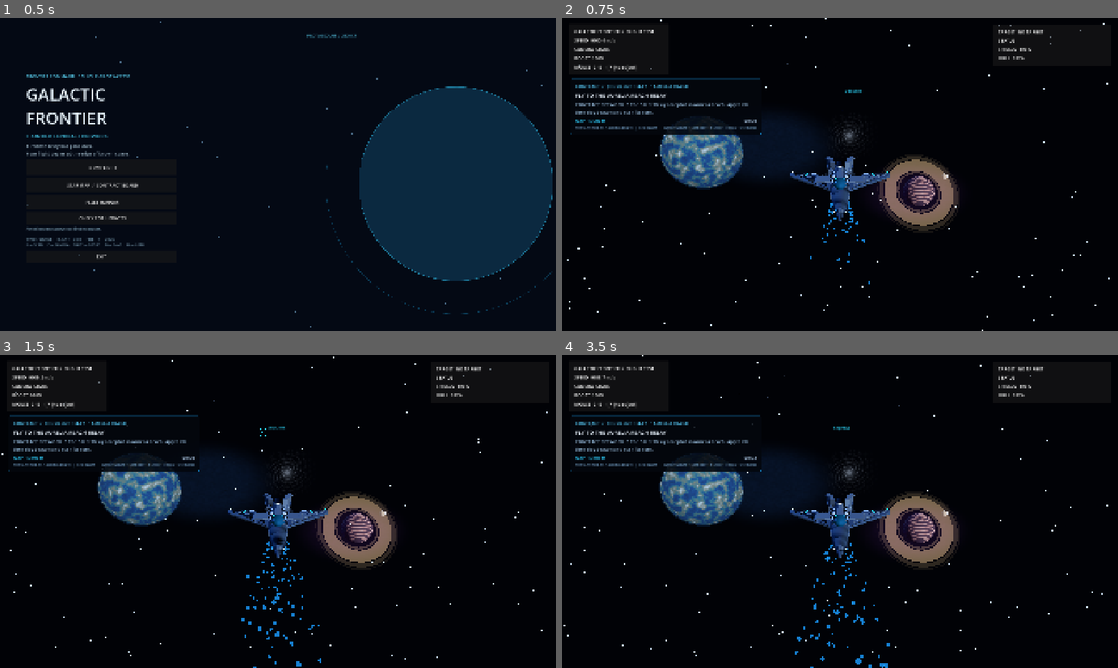
Above: before the commit, frames 1-4 (two rows, left to right).
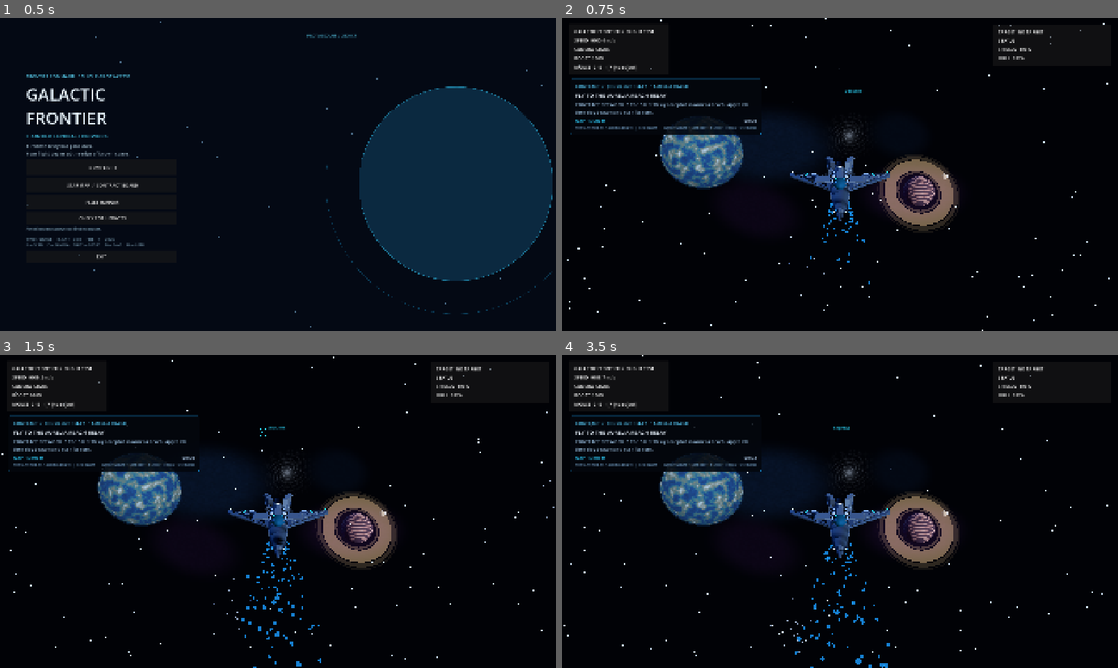
Above: after the commit, the same moments.

Repository: valdissor1990-ui/GALACTIC-FRONTIER
Game: Godot game, scene res://scenes/bootstrap/main.tscn
Two runs of this game, one before a commit and one after it. Both use one fixed random seed, a clock stepped at 60 frames per second and the inputs below.
Inputs (mouse positions are in pixels of both pictures, inside the frame that each line leads up to):
- Up to frame 1 (0.5 s): no input
- Up to frame 2 (0.75 s): click "NEW FLIGHT" at 0.5 s
- Up to frame 3 (1.5 s): tap Enter at 1.25 s; move the mouse to (305, 511) at 1.27 s; hold W (move_forward) from 1.28 s (still down); hold Shift (boost) from 1.28 s (still down)
- Up to frame 4 (3.5 s): keep holding W (move_forward); move the mouse to (812, 511) at 2.02 s; release Shift (boost) at 2.03 s; click (812, 511) at 2.1 s; move the mouse to (851, 505) at 2.77 s; hold F (scan) from 2.78 s (still down)

Frame 1 is identical in both runs. In frame 2, less than 0.1% of the frame differs, in the area x 40-48%, y 14-82%; in frame 3, less than 0.1%; in frame 4, less than 0.1%, in the area x 36-61%, y 6-96%.

Commit message:
Add chromatic star clusters and layered distant nebulae

Diff:
--- a/scripts/environment/space_environment.gd
+++ b/scripts/environment/space_environment.gd
@@ -7,6 +7,7 @@
 
 var _rng := RandomNumberGenerator.new()
 var _starfield: MultiMeshInstance3D
+var _star_clusters: MultiMeshInstance3D
 var _system_id: String = "aurelia"
 var _theme: Dictionary = {}
 var _planet_visual: MeshInstance3D
@@ -23,6 +24,7 @@
 	_load_system_theme()
 	_build_world_environment()
 	_build_starfield()
+	_build_star_clusters()
 	_build_nebulae()
 	_build_distant_galaxy()
 	_build_planet()
@@ -49,6 +51,12 @@
 	var secondary_nebula := get_node_or_null("SecondaryNebula") as Node3D
 	if secondary_nebula != null:
 		secondary_nebula.global_transform = camera_transform * Transform3D(Basis.IDENTITY, Vector3(158.0, -42.0, -520.0))
+	var tertiary_nebula := get_node_or_null("TertiaryNebula") as Node3D
+	if tertiary_nebula != null:
+		tertiary_nebula.global_transform = camera_transform * Transform3D(Basis(Vector3.FORWARD, deg_to_rad(18.0)), Vector3(-265.0, -112.0, -760.0))
+	var far_nebula := get_node_or_null("FarNebula") as Node3D
+	if far_nebula != null:
+		far_nebula.global_transform = camera_transform * Transform3D(Basis(Vector3.UP, deg_to_rad(24.0)), Vector3(285.0, 185.0, -1120.0))
 	if is_instance_valid(_distant_galaxy):
 		_distant_galaxy.global_transform = camera_transform * Transform3D(Basis(Vector3.UP, deg_to_rad(-18.0)), Vector3(35.0, 148.0, -920.0))
 
@@ -204,6 +212,8 @@
 		_theme.get("nebula_b", Color(0.52, 0.20, 0.94, 0.32)),
 		8821
 	)
+	_add_nebula("TertiaryNebula", Vector3(-265.0, -112.0, -760.0), Vector2(360.0, 220.0), _theme.get("nebula_b", Color(0.52, 0.20, 0.94, 0.32)) * Color(1.0, 1.0, 1.0, 0.62), 29117)
+	_add_nebula("FarNebula", Vector3(285.0, 185.0, -1120.0), Vector2(430.0, 270.0), _theme.get("nebula_a", Color(0.16, 0.40, 1.0, 0.38)) * Color(1.0, 1.0, 1.0, 0.44), 77291)
 
 
 func _add_nebula(node_name: String, position: Vector3, dimensions: Vector2, tint: Color, seed_value: int) -> void:
@@ -300,6 +310,45 @@
 	_distant_galaxy.mesh = quad
 	add_child(_distant_galaxy)
 
+func _build_star_clusters() -> void:
+	# A second, lower-count star layer creates visible stellar concentrations and color diversity.
+	const CLUSTER_COUNT := 6
+	const STARS_PER_CLUSTER := 92
+	var star_mesh := SphereMesh.new()
+	star_mesh.radius = 0.52
+	star_mesh.height = 1.04
+	star_mesh.radial_segments = 6
+	star_mesh.rings = 4
+	var shader := Shader.new()
+	shader.code = """
+shader_type spatial;
+render_mode unshaded;
+void fragment() {
+	vec4 tint = INSTANCE_CUSTOM;
+	ALBEDO = tint.rgb;
+	EMISSION = tint.rgb * (1.2 + tint.a * 2.8);
+}
+"""
+	var material := ShaderMaterial.new()
+	material.shader = shader
+	star_mesh.material = material
+	_star_clusters = _make_multimesh("ChromaticStarClusters", star_mesh, CLUSTER_COUNT * STARS_PER_CLUSTER)
+	_star_clusters.multimesh.use_custom_data = true
+	var cluster_directions: Array[Vector3] = [Vector3(-0.72, 0.28, -0.63), Vector3(0.56, 0.48, -0.67), Vector3(-0.12, -0.62, -0.77), Vector3(0.82, -0.18, -0.54), Vector3(-0.88, -0.22, -0.41), Vector3(0.18, 0.82, -0.54)]
+	var palettes: Array[Color] = [Color(0.58, 0.76, 1.0), Color(1.0, 0.76, 0.52), Color(0.72, 0.62, 1.0), Color(0.56, 0.94, 0.88), Color(1.0, 0.88, 0.72), Color(0.72, 0.82, 1.0)]
+	for cluster_index in range(CLUSTER_COUNT):
+		var center := cluster_directions[cluster_index].normalized() * _rng.randf_range(700.0, 1040.0)
+		var palette: Color = palettes[cluster_index]
+		for star_index in range(STARS_PER_CLUSTER):
+			var index := cluster_index * STARS_PER_CLUSTER + star_index
+			var position := center + Vector3(_rng.randfn(0.0, 42.0), _rng.randfn(0.0, 42.0), _rng.randfn(0.0, 42.0))
+			var size := _rng.randf_range(0.8, 2.6)
+			var basis := Basis.from_euler(Vector3(_rng.randf_range(0.0, TAU), _rng.randf_range(0.0, TAU), 0.0)).scaled(Vector3.ONE * size)
+			_star_clusters.multimesh.set_instance_transform(index, Transform3D(basis, position))
+			var brightness := _rng.randf_range(0.35, 1.0)
+			_star_clusters.multimesh.set_instance_custom_data(index, Color(palette.r * brightness, palette.g * brightness, palette.b * brightness, _rng.randf_range(0.0, 1.0)))
+	add_child(_star_clusters)
+
 func _build_planet() -> void:
 	var planet := MeshInstance3D.new()
 	planet.name = "Aurelia" if _system_id == "aurelia" else "Planet_%s" % _system_id
